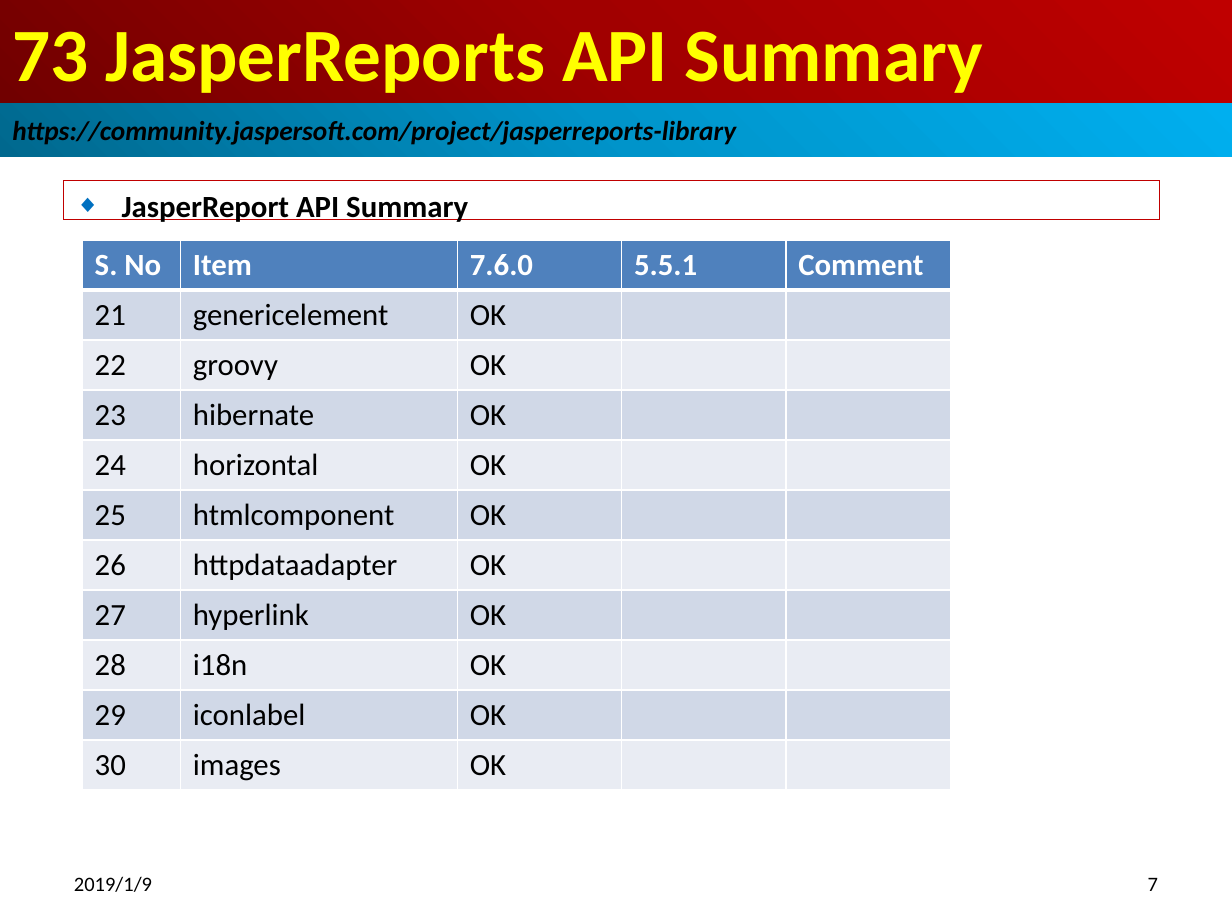
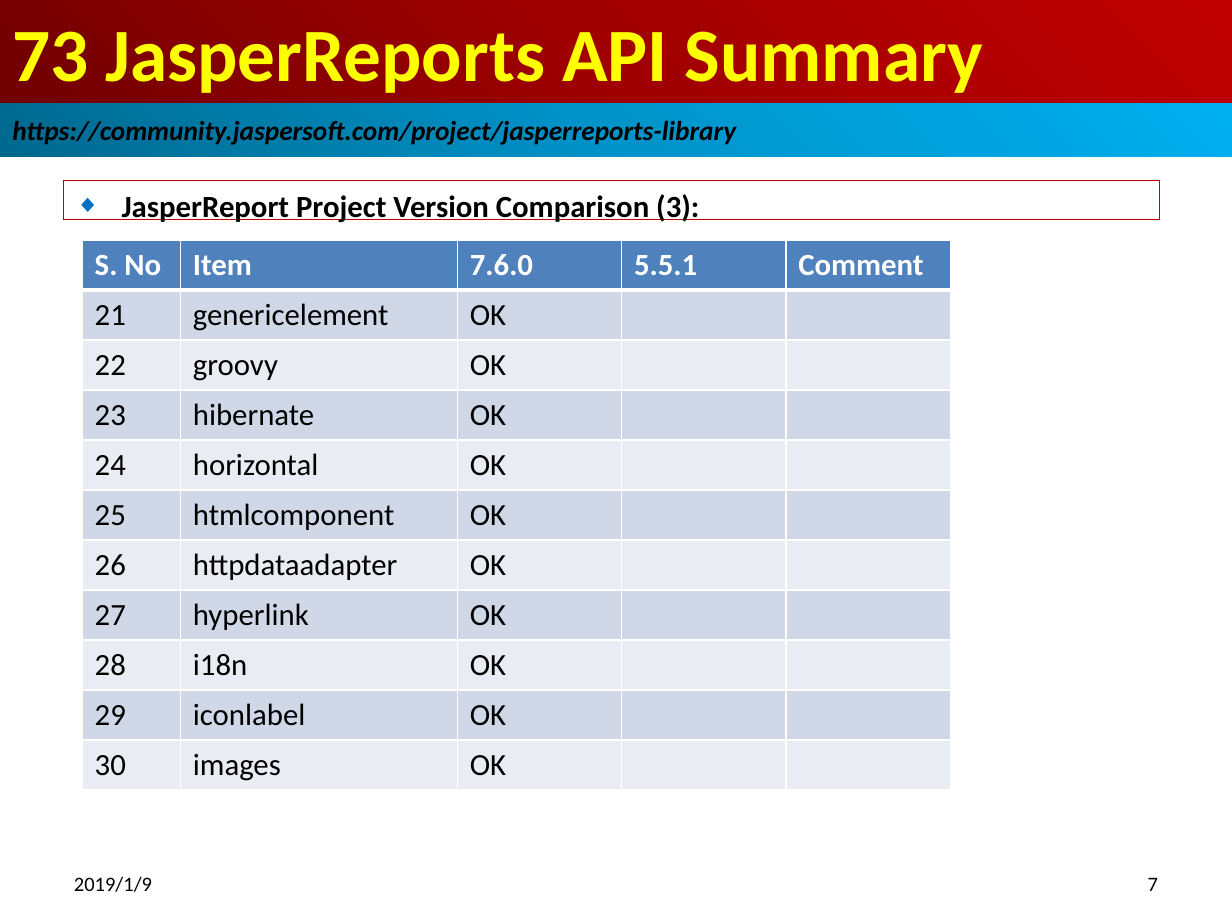
Before and after one commit to peterhchen/100-jasper-report-api-6.7.0, a slide deck: slide 7 of 15_Ch73_API_Summary.pptx. Drawn at 1232x924 pixels with LibreOffice and Linux fonts; fonts in the diff are those of the drawing. Boxes give left, top, right and bottom in pixels: in the first picture for what was removed or moved away, otherwise in the second. Text is boxed around its words. In the diff, an @@ line names an element or a change of style, - is before the commit and + after.

Commit message:
Jasper Report 6.7.0 vs. 5.5.1

```diff
--- a/15_Ch73_API_Summary.pptx
+++ b/15_Ch73_API_Summary.pptx
@@ subtitle at [122,194,699,223]: text changed @@
-◆ JasperReport API Summary
+◆ JasperReport Project Version Comparison (3):
```
Also in this commit, not shown: 7 other slides changed.
